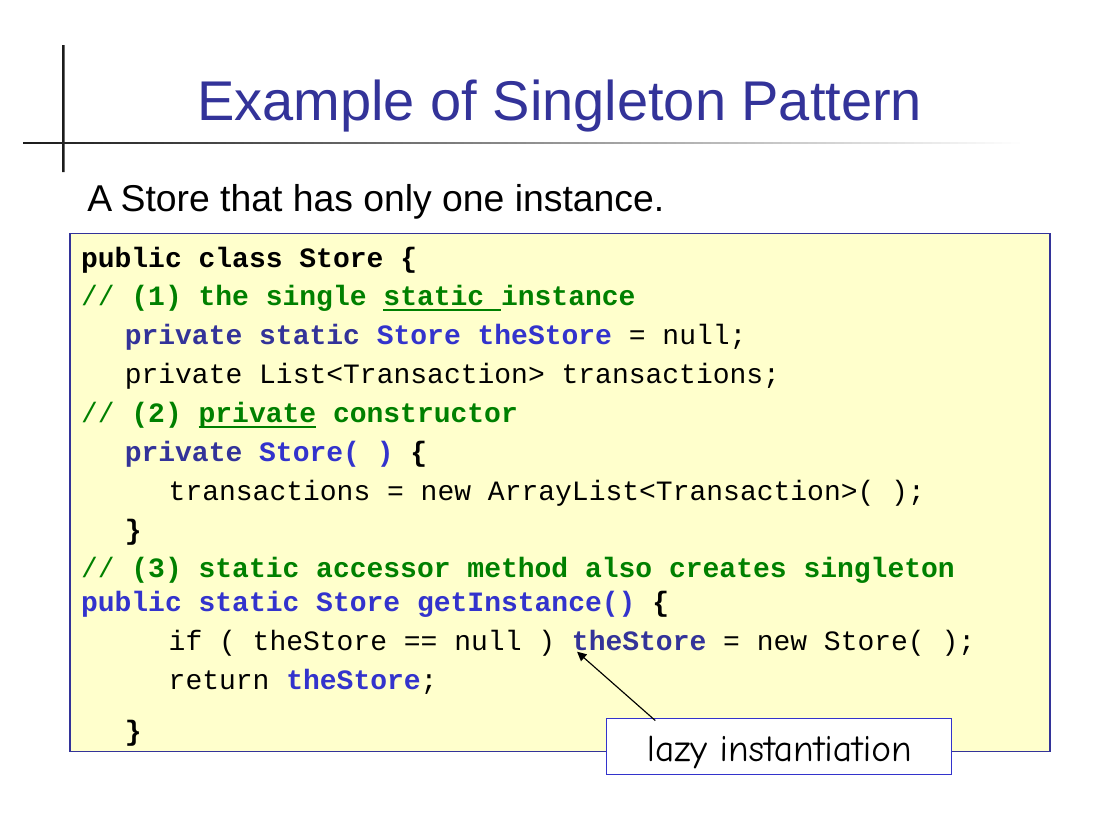
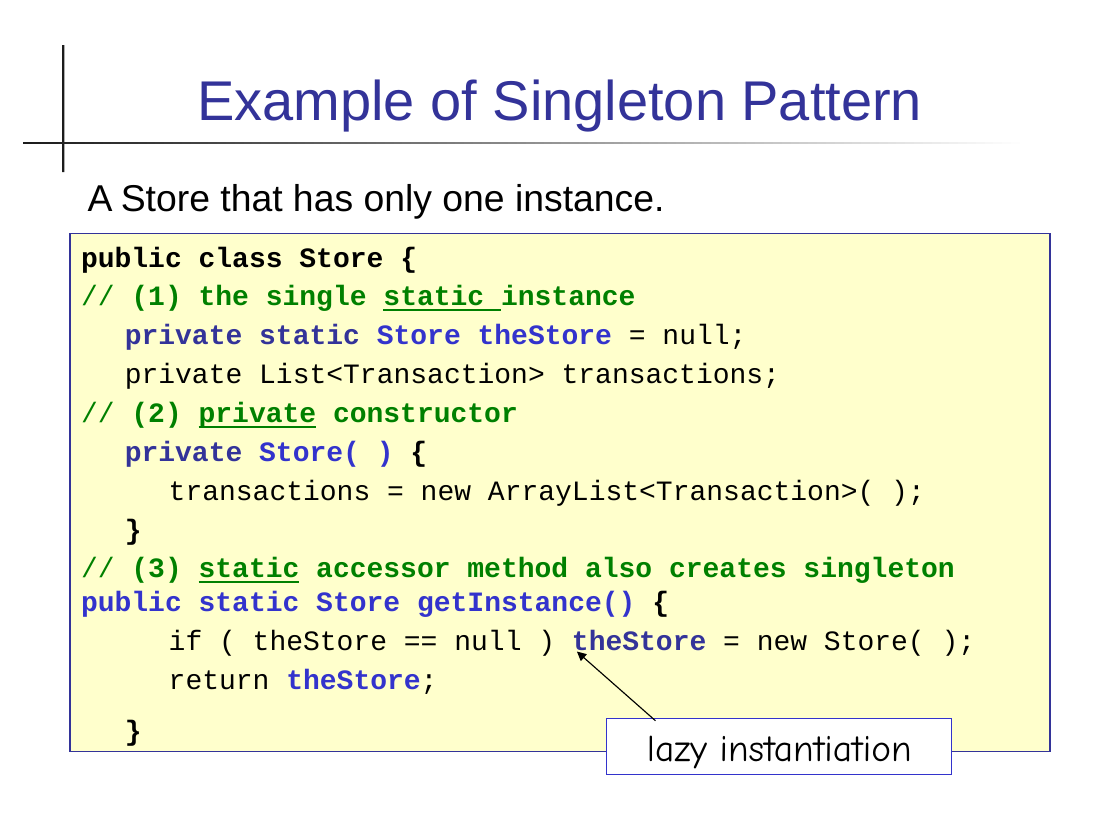
Before and after one commit to skeoop/skeoop.github.io, a slide deck: slide 4 of patterns/Singleton Pattern.ppt. Drawn at 1120x840 pixels with LibreOffice and Linux fonts; fonts in the diff are those of the drawing. Boxes give left, top, right and bottom in pixels: in the first picture for what was removed or moved away, otherwise in the second. Text is boxed around its words. In the diff, an @@ line names an element or a change of style, - is before the commit and + after.

Commit message:
Add design patterns docs

```diff
--- a/patterns/Singleton Pattern.ppt
+++ b/patterns/Singleton Pattern.ppt
@@ text in rectangle at (81,558,954,617): underline on in "static" @@
```
Also in this commit, not shown: 3 other slides changed, 7 other files.
